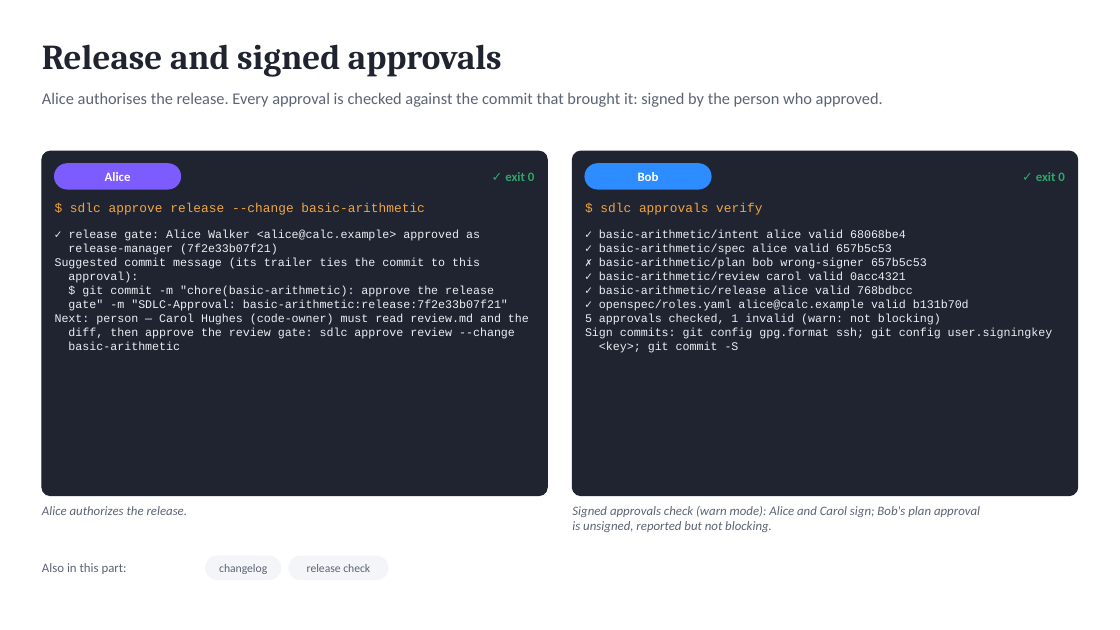
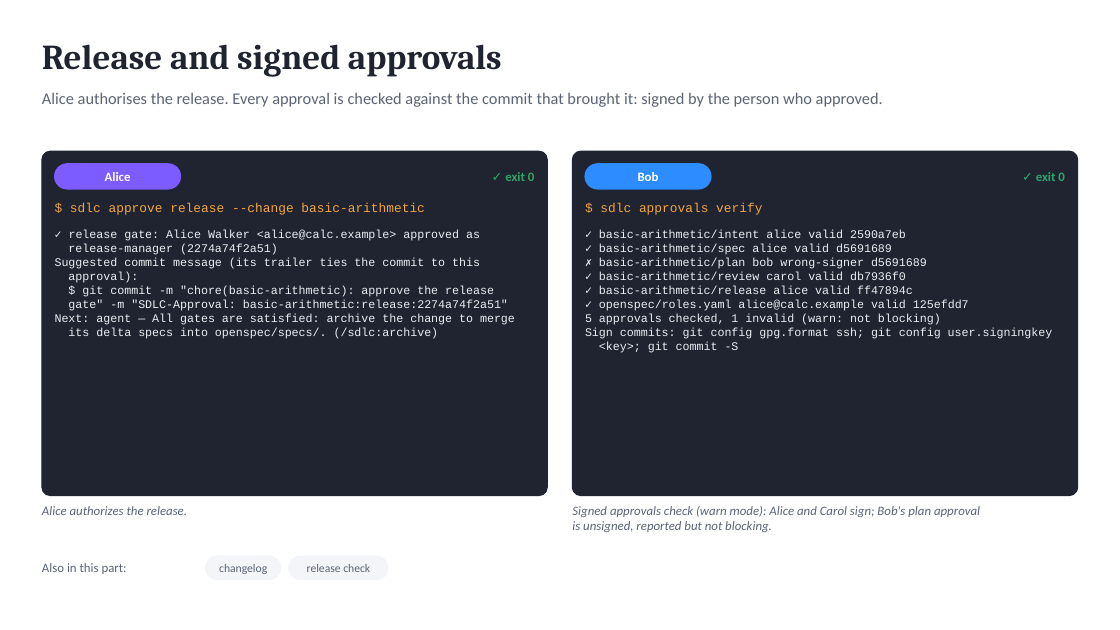
Before and after one commit to marin-ai-tech/sdlc, a slide deck: slide 13 of docs/demo/sdlc-calculator-demo.en.pptx. Drawn at 1120x630 pixels with LibreOffice and Linux fonts; fonts in the diff are those of the drawing. Boxes give left, top, right and bottom in pixels: in the first picture for what was removed or moved away, otherwise in the second. Text is boxed around its words. In the diff, an @@ line names an element or a change of style, - is before the commit and + after.

Commit message:
feat: the plan gate by the files of the plan; takeover holds every planned path (0.14.6)
- With several active changes, the agent may edit code, or write it
  through the shell, only in files an approved plan lists under "Files
  that change"; any other file meets the plan gate. With one active
  change nothing changes. Editing plan.md after its approval voids it.
- The takeover holds plain list items and globs, not only paths in
  backticks, and a plan whose list names no path holds the whole
  project. Takeover, rework and the untouched-planned warning share one
  parser; plan drift keeps its wider reading of the whole plan.
- The Next line and the status line agree with sdlc next after a review
  or release approval.
- The documentation, the course and the handbook describe the new rules.

```diff
--- a/docs/demo/sdlc-calculator-demo.en.pptx
+++ b/docs/demo/sdlc-calculator-demo.en.pptx
@@ text at (599, 230, 969, 311): text changed @@
-✓ basic-arithmetic/intent alice valid 68068be4
-✓ basic-arithmetic/spec alice valid 657b5c53
-✗ basic-arithmetic/plan bob wrong-signer 657b5c53
-✓ basic-arithmetic/review carol valid 0acc4321
-✓ basic-arithmetic/release alice valid 768bdbcc
-✓ openspec/roles.yaml alice@calc.example valid b131b70d
+✓ basic-arithmetic/intent alice valid 2590a7eb
+✓ basic-arithmetic/spec alice valid d5691689
+✗ basic-arithmetic/plan bob wrong-signer d5691689
+✓ basic-arithmetic/review carol valid db7936f0
+✓ basic-arithmetic/release alice valid ff47894c
+✓ openspec/roles.yaml alice@calc.example valid 125efdd7
@@ text at (68, 244, 278, 255): text changed @@
-release-manager (7f2e33b07f21)
+release-manager (2274a74f2a51)
@@ text at (55, 300, 515, 339): text changed @@
-gate" -m "SDLC-Approval: basic-arithmetic:release:7f2e33b07f21"
-Next: person — Carol Hughes (code-owner) must read review.md and the
-diff, then approve the review gate: sdlc approve review --change
-basic-arithmetic
+gate" -m "SDLC-Approval: basic-arithmetic:release:2274a74f2a51"
+Next: agent — All gates are satisfied: archive the change to merge
+its delta specs into openspec/specs/. (/sdlc:archive)
```
Also in this commit, not shown: 7 other slides changed, 54 other files.
